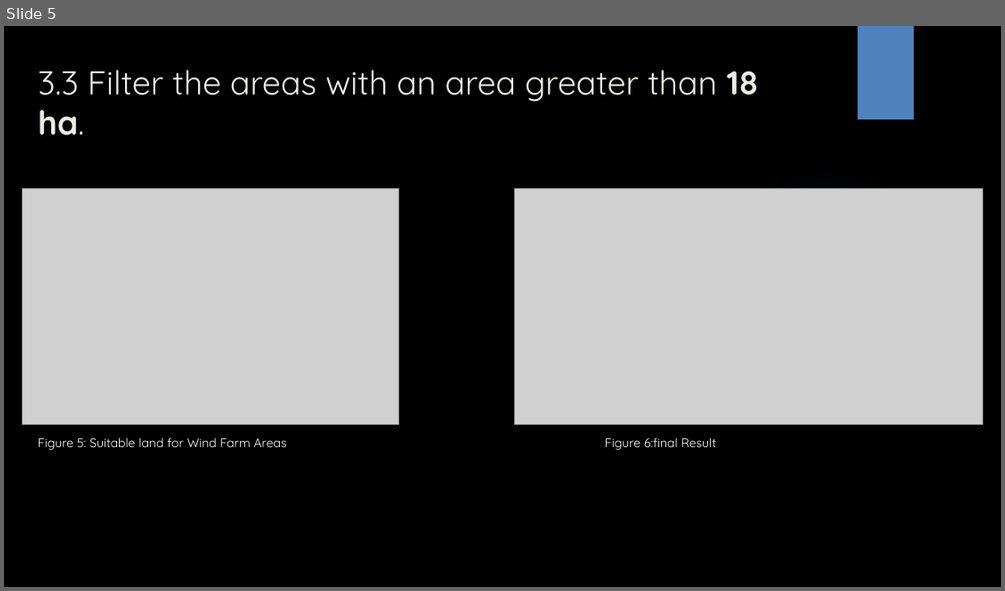
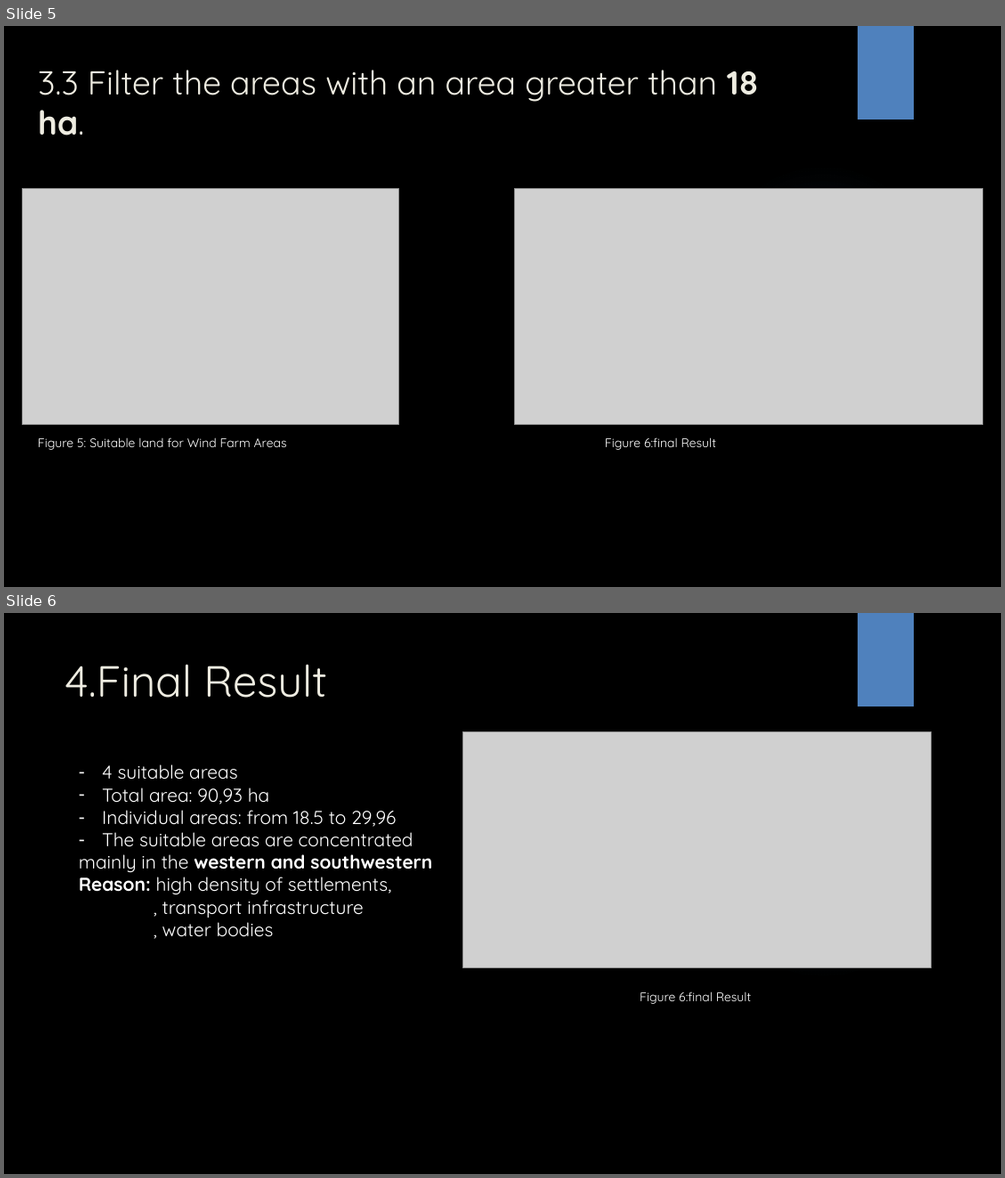
Before and after one commit to Kratosna/Methoden-zur-Analyse-und-Modellierung-von-r-umlichen-Umweltdaten, a slide deck: Präsentation.pptx. Shown one above the other, each under a label of ours: slide 5 before the commit, slides 5 and 6 after it. The pictures are 1005x591 and 1005x1178 pixels, drawn with LibreOffice and Linux fonts; fonts in the diff are those of the drawing; grey boxes stand for pictures; background and template pictures are left out. Boxes give left, top, right and bottom in pixels: in the first picture for what was removed or moved away, otherwise in the second. Text is boxed around its words. In the diff, an @@ line names an element or a change of style, - is before the commit and + after.

```diff
--- a/Präsentation.pptx
+++ b/Präsentation.pptx
@@ slide 6 added at box(4, 613, 1001, 1174), background picture (left out); not listed: 2 template elements that a slide beside it also shows @@
@@ title added at box(65, 664, 326, 698), 42 pt, text #EEECE1 @@
+4.Final Result
@@ picture added at box(462, 732, 931, 967) @@
@@ text added at box(79, 764, 432, 937), 18 pt, text #FFFFFF @@
+– 4 suitable areas
+– Total area: 90,93 ha
+– Individual areas: from 18.5 to 29,96
+– The suitable areas are concentrated
+mainly in the western and southwestern
+Reason: high density of settlements,
+, transport infrastructure
+, water bodies
@@ text added at box(639, 991, 752, 1004), 12 pt, text #FFFFFF @@
+Figure 6:final Result
```
Also in this commit, not shown: 3 other files.
